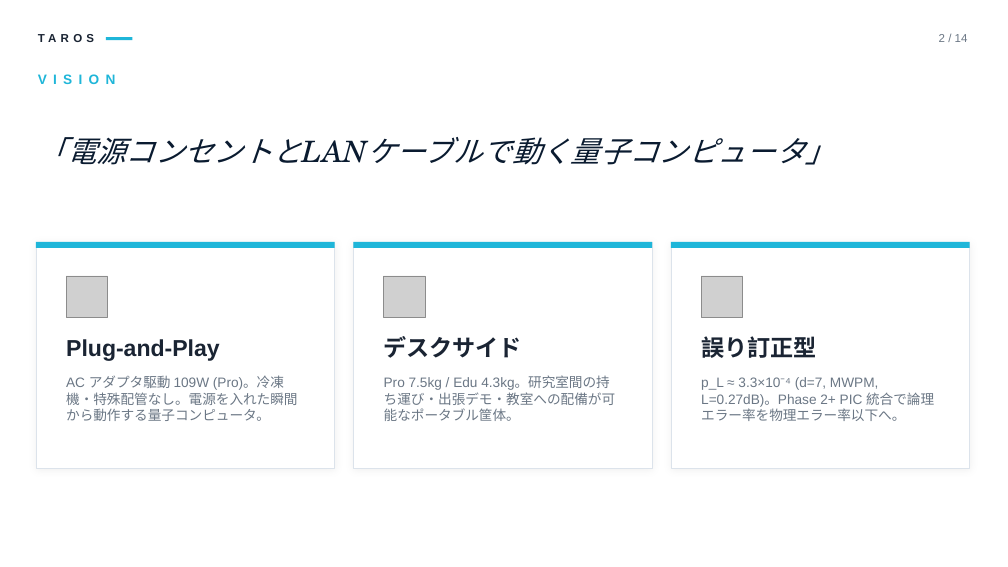
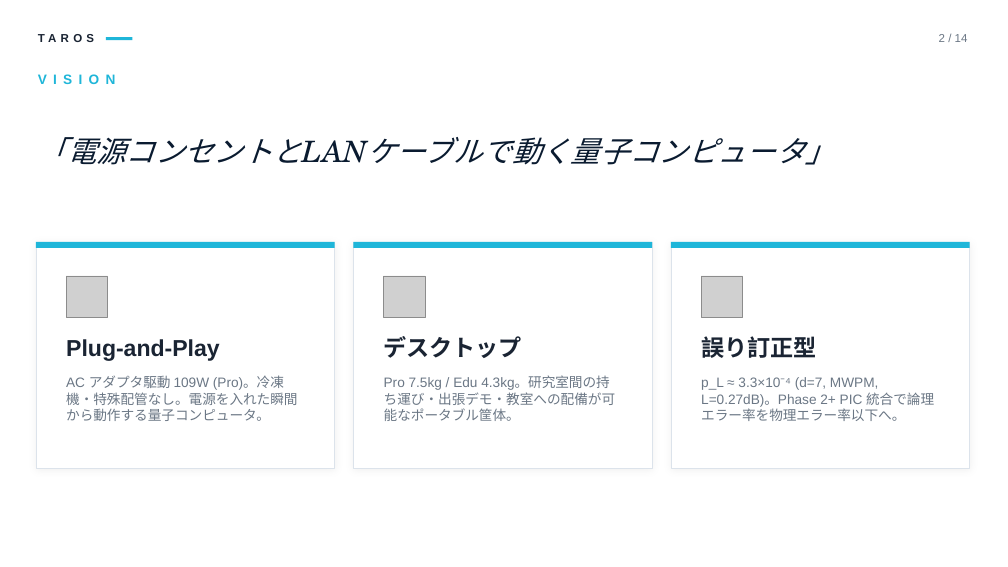
Before and after one commit to TomohiroTani28/Taros, a slide deck: slide 2 of assets/TAROS_Investor_Pitch_Revised.pptx. Drawn at 1008x567 pixels with LibreOffice and Linux fonts; fonts in the diff are those of the drawing; grey boxes stand for pictures. Boxes give left, top, right and bottom in pixels: in the first picture for what was removed or moved away, otherwise in the second. Text is boxed around its words. In the diff, an @@ line names an element or a change of style, - is before the commit and + after.

```diff
--- a/assets/TAROS_Investor_Pitch_Revised.pptx
+++ b/assets/TAROS_Investor_Pitch_Revised.pptx
@@ text at (384, 336, 522, 358): text changed @@
-デスクサイド
+デスクトップ
```
Also in this commit, not shown: 1 other slide changed.
